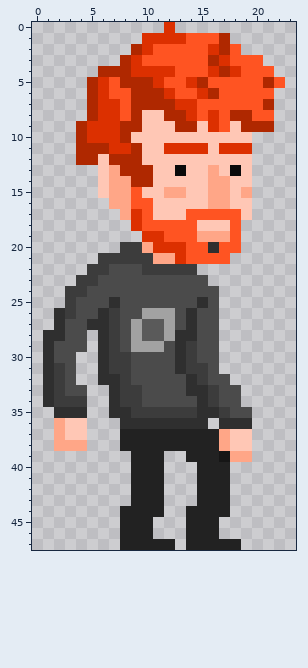
Pixel-art sprite -- pfp-game/www/img/character-3.png. The picture above is the old version.
The file is 24x48 pixels.
Now the later version:
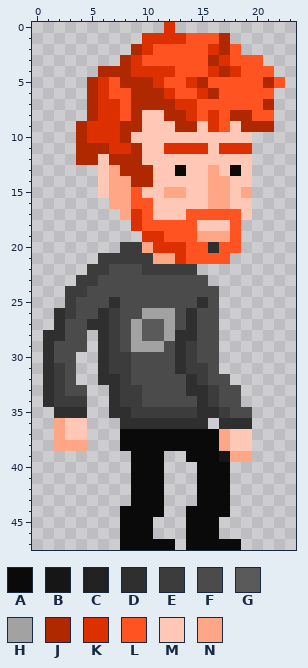
Palette (. is transparent): A #0a0a0a  B #161616  C #222222  D #2f2f2f  E #3c3c3c  F #4b4b4b  G #5a5a5a  H #a2a2a2  J #af2800  K #dc3000  L #ff5422  M #ffc7b5  N #ffa687
Edits made:
@@ x 6..20 @@
 36 ..DDDDDDDD.DDD.
-37 ..CCCCCCCCCNMM.
-38 ..CCCCCCCCCNMM.
-39 ...CCC..CCCBNN.
-40 ...CCC...CCC...
-41 ...CCC...CCC...
-42 ...CCC...CCC...
-43 ...CCC...CCC...
-44 ..CCCC..CCCC...
-45 ..CCC...CCC....
-46 ..CCC...CCC....
-47 ..CCCCC.CCCCC..
+37 ..AAAAAAAAANMM.
+38 ..AAAAAAAAANMM.
+39 ...AAA..AAABNN.
+40 ...AAA...AAA...
+41 ...AAA...AAA...
+42 ...AAA...AAA...
+43 ...AAA...AAA...
+44 ..AAAA..AAAA...
+45 ..AAA...AAA....
+46 ..AAA...AAA....
+47 ..AAAAA.AAAAA..
Pixel boxes of the changes (left, top, right, bottom) in both pictures:
changed: (120, 429, 241, 550)
